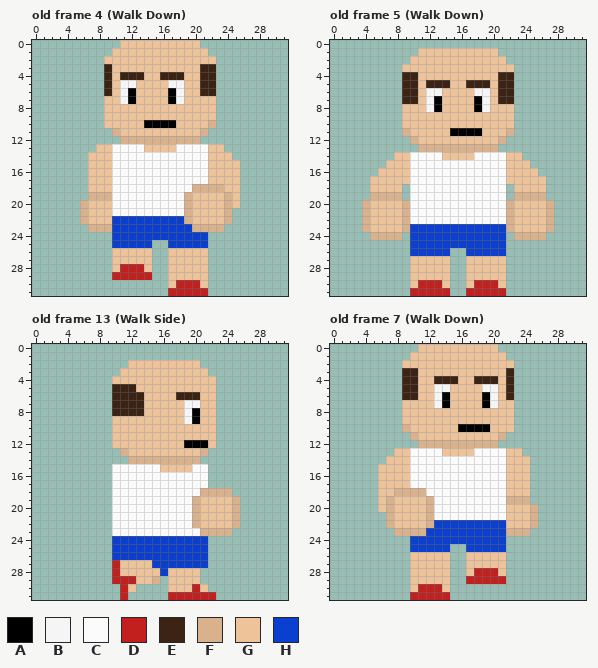
Edited in one commit: pixel-art file (build/Aseprite files/player Model template.aseprite). That is the earlier state.
32x32 pixels, 16 frames. Colours within 5 levels of each other are drawn and written as one. Shown: old frame 4 (Walk Down), old frame 5 (Walk Down), old frame 13 (Walk Side), old frame 7 (Walk Down). The commit also changed other frames, which this record leaves out.
Visible layers, top first: "Craig", "Layer 1", "Hands", "Base".
Palette (. is transparent): A #000000  B #f5f5f5  C #fbfbfb  D #c21f1f  E #3d2314  F #d9b28d  G #eec39a  H #0a3fcf
Pixels before, old frame 4 (Walk Down), first column x 6:
 0 .....GGGGGGGGGG.....
 1 ....GGGGGGGGGGGG....
 2 ...GGGGGGGGGGGGGG...
 3 ...EGGGGGGGGGGGEE...
 4 ...EGEEEGGEEEGGEE...
 5 ...EGBBGGGGBBGGEE...
 6 ...EGBAGGGGABGGEE...
 7 ...GGBAGGGGABGGGG...
 8 ...GGGGGGGGGGGGGG...
 9 ...GGGGGGGGGGGGGG...
10 ...GGGGGAAAAGGGGF...
11 ....FGGGGGGGGGGF....
12 .....FFFFFFFFFF.....
13 ..GGCCCCGGGGCCCCGG..
14 .GGGCCCCCCCCCCCCGGG.
15 .GGGCCCCCCCCCCCCGGGG
16 .GGGCCCCCCCCCCCCGGGG
17 .GGGCCCCCCCCCCCCGGGG
18 .GGGCCCCCCCCCCFFFFGG
19 .FFFCCCCCCCCCFGGGGFG
20 FGGGCCCCCCCCCFGGGGFG
21 FGGGCCCCCCCCCFGGGGF.
22 FGGGHHHHHHHHHFGGGGF.
23 .FFFHHHHHHHHHHFFFF..
24 ....HHHHHHHHHHHH....
25 ....HHHHH..HHHHH....
26 ....GGGGG..GGGGG....
27 ....GGGGG..GGGGG....
28 ....GDDDG..GGGGG....
29 ....DDDDD..GGGGG....
30 ...........GDDDG....
31 ...........DDDDD....
Pixels before, old frame 5 (Walk Down), first column x 4:
 1 .......GGGGGGGGGG.......
 2 ......GGGGGGGGGGGG......
 3 .....GGGGGGGGGGGGGG.....
 4 .....EEGGGGGGGGGGEE.....
 5 .....EEGEEEGGEEEGEE.....
 6 .....EEGBBGGGGBBGEE.....
 7 .....EEGBAGGGGABGEE.....
 8 .....GGGBAGGGGABGGG.....
 9 .....GGGGGGGGGGGGGG.....
10 .....GGGGGGGGGGGGGG.....
11 .....FGGGGGAAAAGGGF.....
12 ......FGGGGGGGGGGF......
13 .......FFFFFFFFFF.......
14 ....GGCCCCGGGGCCCCGG....
15 ...GGGCCCCCCCCCCCCGGG...
16 ..GGGGCCCCCCCCCCCCGGGG..
17 .GGGGGCCCCCCCCCCCCGGGGG.
18 .GGGG.CCCCCCCCCCCC.GGGG.
19 .FFFF.CCCCCCCCCCCC.FFFF.
20 FGGGGFCCCCCCCCCCCCFGGGGF
21 FGGGGFCCCCCCCCCCCCFGGGGF
22 FGGGGFCCCCCCCCCCCCFGGGGF
23 FGGGGFHHHHHHHHHHHHFGGGGF
24 .FFFF.HHHHHHHHHHHH.FFFF.
25 ......HHHHHHHHHHHH......
26 ......HHHHH..HHHHH......
27 ......GGGGG..GGGGG......
28 ......GGGGG..GGGGG......
29 ......GGGGG..GGGGG......
30 ......GDDDG..GDDDG......
31 ......DDDDD..DDDDD......
Pixels before, old frame 13 (Walk Side), first column x 10:
 2 ..GGGGGGGGG.....
 3 .GGGGGGGGGGG....
 4 GGGGGGGGGGGGG...
 5 EEEGGGGGGGGGG...
 6 EEEEGGGGEEEGG...
 7 EEEEGGGGGBBGG...
 8 EEEEGGGGGBAGG...
 9 GGGGGGGGGBAGG...
10 GGGGGGGGGGGGG...
11 GGGGGGGGGGGGG...
12 GGGGGGGGGAAAG...
13 .FGGGGGGGGGF....
14 ..FFFFFFFFF.....
15 CCCCCCGGGGCC....
16 CCCCCCCCCCCC....
17 CCCCCCCCCCCC....
18 CCCCCCCCCCCFFFF.
19 CCCCCCCCCCFGGGGF
20 CCCCCCCCCCFGGGGF
21 CCCCCCCCCCFGGGGF
22 CCCCCCCCCCFGGGGF
23 CCCCCCCCCCCFFFF.
24 HHHHHHHHHHHH....
25 HHHHHHHHHHHH....
26 HHHHHHHHHHHH....
27 DGGGGHHHHHHH....
28 DGGGGGHGGGG.....
29 DDDGGF.GGGG.....
30 .DG....GGGDG....
31 .D.....DDDDDD...
Pixels before, old frame 7 (Walk Down), first column x 6:
 0 .....GGGGGGGGGG.....
 1 ....GGGGGGGGGGGG....
 2 ...GGGGGGGGGGGGGG...
 3 ...EEGGGGGGGGGGGE...
 4 ...EEGGEEEGGEEEGE...
 5 ...EEGGBBGGGGBBGE...
 6 ...EEGGBAGGGGABGE...
 7 ...GGGGBAGGGGABGG...
 8 ...GGGGGGGGGGGGGG...
 9 ...GGGGGGGGGGGGGG...
10 ...FGGGGGGAAAAGGG...
11 ....FGGGGGGGGGGF....
12 .....FFFFFFFFFF.....
13 ..GGCCCCGGGGCCCCGG..
14 .GGGCCCCCCCCCCCCGGG.
15 GGGGCCCCCCCCCCCCGGG.
16 GGGGCCCCCCCCCCCCGGG.
17 GGGGCCCCCCCCCCCCGGG.
18 GGFFFFCCCCCCCCCCGGG.
19 GFGGGGFCCCCCCCCCFFF.
20 GFGGGGFCCCCCCCCCGGGF
21 .FGGGGFCCCCCCCCCGGGF
22 .FGGGGFHHHHHHHHHGGGF
23 ..FFFFHHHHHHHHHHFFF.
24 ....HHHHHHHHHHHH....
25 ....HHHHH..HHHHH....
26 ....GGGGG..GGGGG....
27 ....GGGGG..GGGGG....
28 ....GGGGG..GDDDG....
29 ....GGGGG..DDDDD....
30 ....GDDDG...........
31 ....DDDDD...........
After:
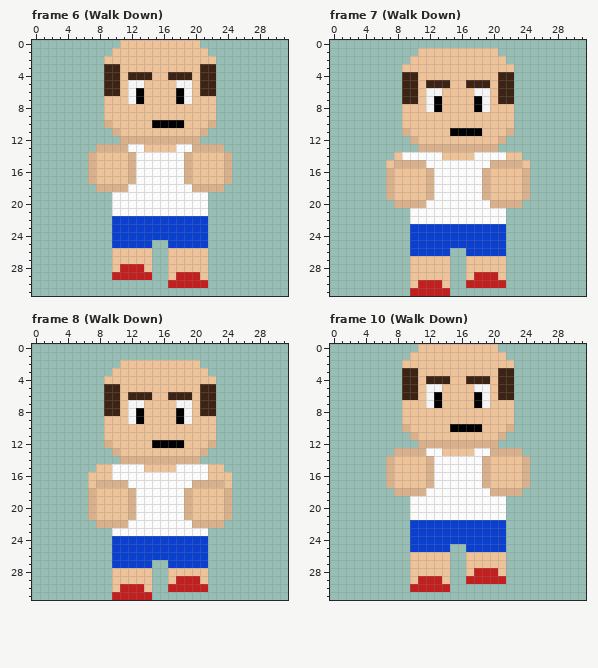
A new or re-ordered frame is compared with the old frame closest to it.
The author wrote: Forward run first draft
Difference:
frames 16 -> 18
Changed rows in their new state; - is an unchanged pixel.
Frame 6 (Walk Down) is new; against old frame 4 (Walk Down), layers "Craig", "Base":
first column x 6:
 3 ----E---------------
 4 ----EG--E-G--E------
 5 ----EG-B---G-B------
 6 ----EGBA---GAB------
 7 -----GBA---GAB------
10 ---F----G---A-------
13 --FFFF--------FFFF--
14 -F--GGF------FGG--F-
15 -F--GGF------FGG--F.
16 -F--GGF------FGG--F.
17 -F--GGF------FGG--F.
18 -.FFFF------------..
19 -...---------CCC....
20 ....---------CCC....
21 ....---------CCC...-
22 ....---------HHH...-
23 -...----------HH..--
first column x 17:
29 -DDD-
30 D---D
31 .....
Frame 7 (Walk Down) is new; against old frame 5 (Walk Down), layers "Craig", "Base":
first column x 4:
14 -----C------------------
15 ----FFFF--------FFFF----
16 --.F--GGF------FGG--F.--
17 -..F--GGF------FGG--F..-
18 -..F-GGGF------FGGG-F..-
19 -..-GGGGF------FGGGG-..-
20 ....F-FF--------FF-F....
21 ......------------......
22 ......------------......
23 ......------------......
24 -....--------------....-
first column x 17:
29 -DDD-
30 D---D
31 .....
Frame 8 (Walk Down) is new; against old frame 13 (Walk Side), layers "Craig", "Hands", "Base":
first column x 7:
 2 ----G--------------
 3 ---G---------------
 4 --G----------------
 5 --E-GG--------EE---
 6 --E-G--E--E--GEE---
 7 --E-GBB----B-GEE---
 8 --E-GBA----A-GEE---
 9 --G--BA----A-G-----
10 --G----------------
11 --G----------------
12 --F-----AAAAGGGF---
13 ---FG--------------
14 ----F--------------
15 -GG----GG--CC--GG--
16 GGG------------GGG-
17 GFFFF--------FFFFG-
18 FGGGGF------FGGGG--
19 FGGGGF------FG---F.
20 FGGGGF------FG---F.
21 FGGGGF------FG---F.
22 -FFFF---------FFF..
23 --------------C...-
first column x 10:
27 HHHHH..------
28 G----..----G-
29 GGG--.--DDDG-
30 G-DDG--DDD-D-
31 D-DDD--......
Frame 10 (Walk Down) is new; against old frame 7 (Walk Down), layers "Craig", "Base":
first column x 6:
 3 ---------------E----
 4 ------E--G-E--GE----
 5 ------B-G---B-GE----
 6 ------BAG---ABGE----
 7 ------BAG---ABG-----
10 ---------A---G--F---
13 --FFFF--------FFFF--
14 -F--GGF------FGG--F-
15 .F--GGF------FGG--F-
16 .F--GGF------FGG--F-
17 .F--GGF------FGG--F-
18 ..------------FFFF.-
19 ....CCC---------...-
20 ....CCC---------....
21 -...CCC---------....
22 -...HHH---------....
23 --..HH----------...-
first column x 10:
29 -DDD-
30 D---D
31 .....
Boxes around the changes in both pictures, in picture pixels (x1, y1, x2, y2):
changed: (80, 64, 240, 232)
changed: (168, 272, 208, 296)
changed: (362, 152, 434, 240)
changed: (466, 160, 554, 296)
changed: (88, 360, 240, 536)
changed: (112, 560, 216, 600)
changed: (378, 368, 538, 536)
changed: (410, 576, 450, 600)
